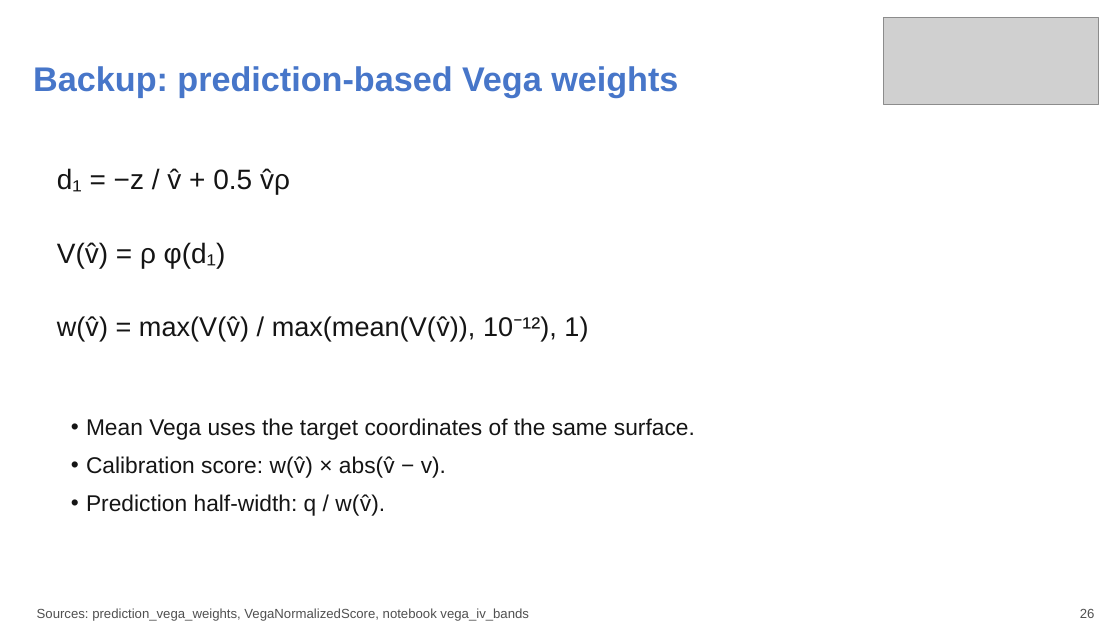
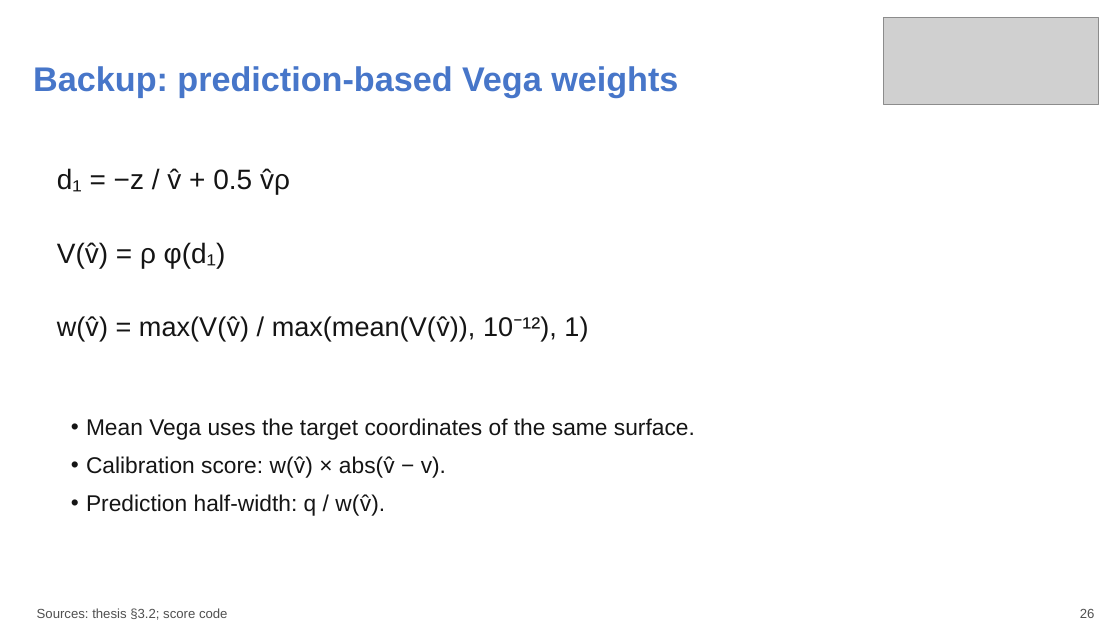
Before and after one commit to aniketnighot/conformal-prediction-thesis, a slide deck: slide 26 of presentations/thesis_defence_complete_verified.pptx. Drawn at 1120x630 pixels with LibreOffice and Linux fonts; fonts in the diff are those of the drawing; grey boxes stand for pictures. Boxes give left, top, right and bottom in pixels: in the first picture for what was removed or moved away, otherwise in the second. Text is boxed around its words. In the diff, an @@ line names an element or a change of style, - is before the commit and + after.

Commit message:
Update thesis defence presentation references and caveats

```diff
--- a/presentations/thesis_defence_complete_verified.pptx
+++ b/presentations/thesis_defence_complete_verified.pptx
@@ text at (x1=37, y1=608, x2=228, y2=620): text changed @@
-Sources: prediction_vega_weights, VegaNormalizedScore, notebook vega_iv_bands
+Sources: thesis §3.2; score code
```
Also in this commit, not shown: 28 other slides changed.
